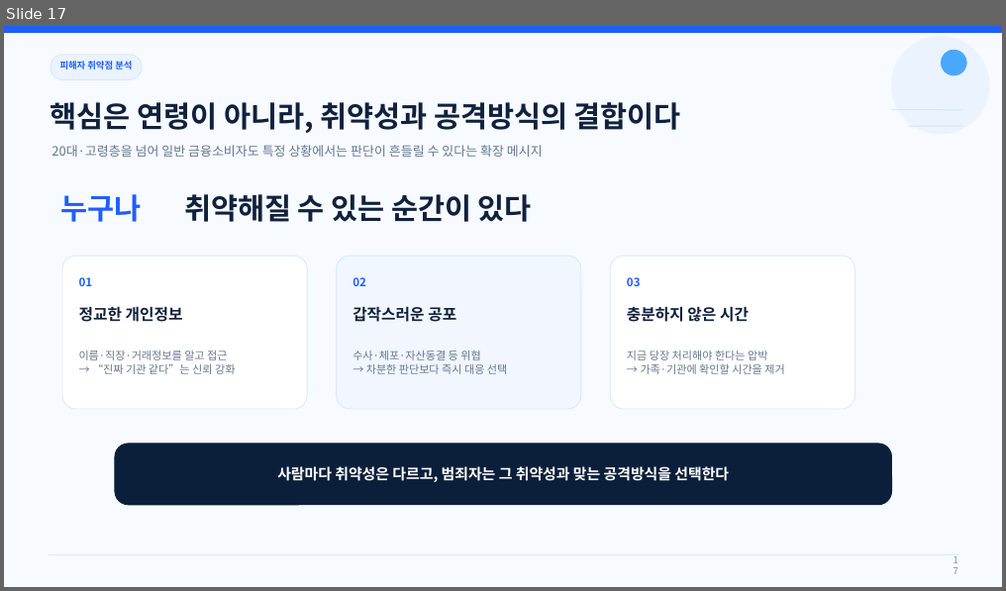
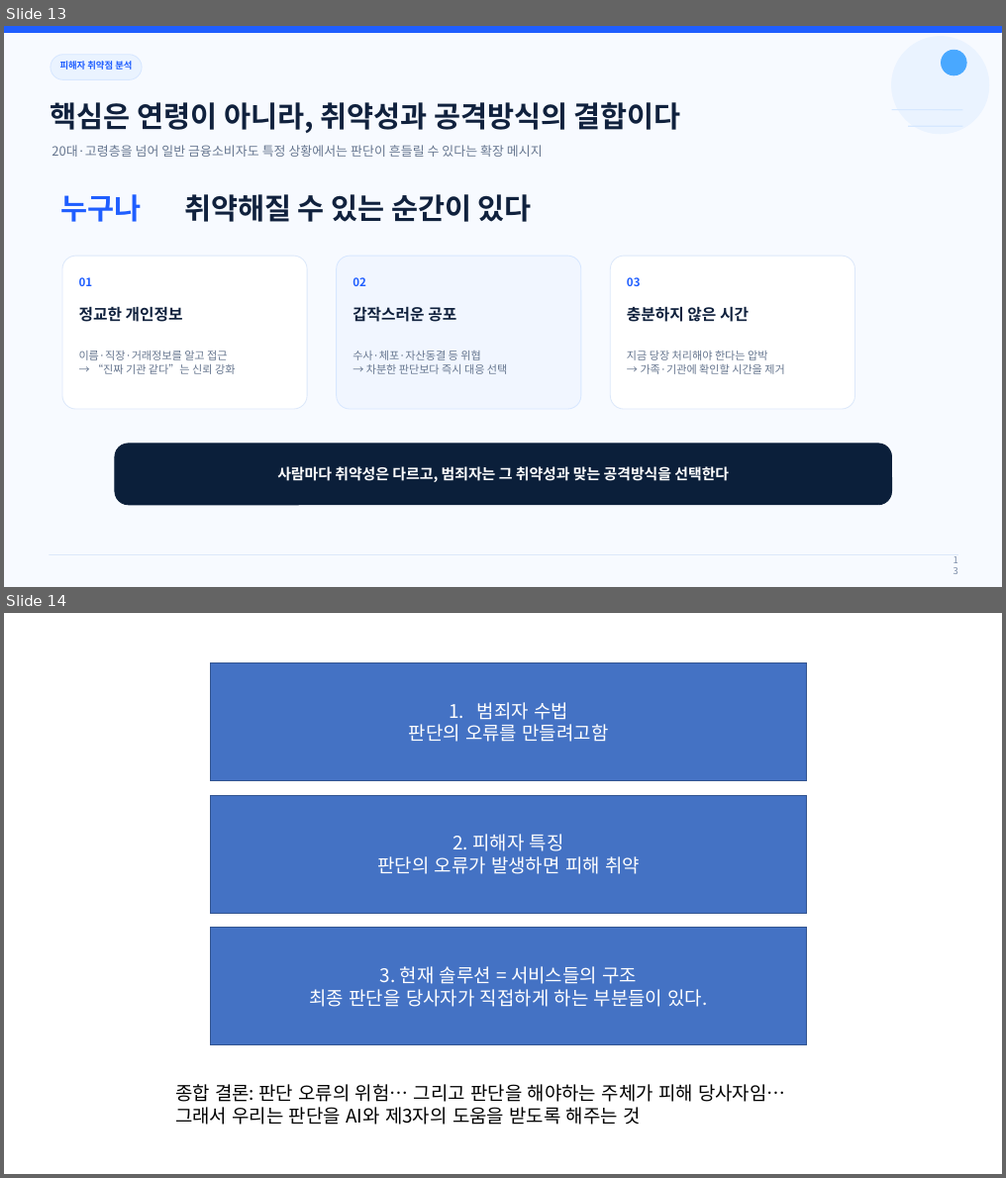
Before and after one commit to hamhj7694/AIXTeamProject2, a slide deck: 01_docs/01_proposal/01.frow/03_제안서 본작성.pptx. Shown one above the other, each under a label of ours: slide 17 before the commit, slides 13 and 14 after it. The pictures are 1006x591 and 1006x1178 pixels, drawn with LibreOffice and Linux fonts; fonts in the diff are those of the drawing. Boxes give left, top, right and bottom in pixels: in the first picture for what was removed or moved away, otherwise in the second. Text is boxed around its words. In the diff, an @@ line names an element or a change of style, - is before the commit and + after.

```diff
--- a/01_docs/01_proposal/01.frow/03_제안서 본작성.pptx
+++ b/01_docs/01_proposal/01.frow/03_제안서 본작성.pptx
@@ slide 14 added at bbox=[4, 613, 1002, 1174], background #FFFFFF @@
@@ rectangle added at bbox=[211, 663, 807, 780], fill #4472C4, outline #325491 1 pt, 18 pt, text #FFFFFF @@
+1. 범죄자 수법
+판단의 오류를 만들려고함
@@ rectangle added at bbox=[211, 796, 807, 913], fill #4472C4, outline #325491 1 pt, 18 pt, text #FFFFFF @@
+2. 피해자 특징
+판단의 오류가 발생하면 피해 취약
@@ rectangle added at bbox=[211, 928, 807, 1045], fill #4472C4, outline #325491 1 pt, 18 pt, text #FFFFFF @@
+3. 현재 솔루션 = 서비스들의 구조
+최종 판단을 당사자가 직접하게 하는 부분들이 있다.
@@ text added at bbox=[175, 1084, 785, 1125], 18 pt, text #000000 @@
+종합 결론: 판단 오류의 위험… 그리고 판단을 해야하는 주체가 피해 당사자임…
+그래서 우리는 판단을 AI와 제3자의 도움을 받도록 해주는 것
@@ what was slide 17 is now slide 13 @@
@@ page number at bbox=[944, 559, 966, 572]: text changed @@
-17
+13
```
Also in this commit, not shown: 8 slides changed, 3 other slides added, 3 slides removed, 2 other files.
